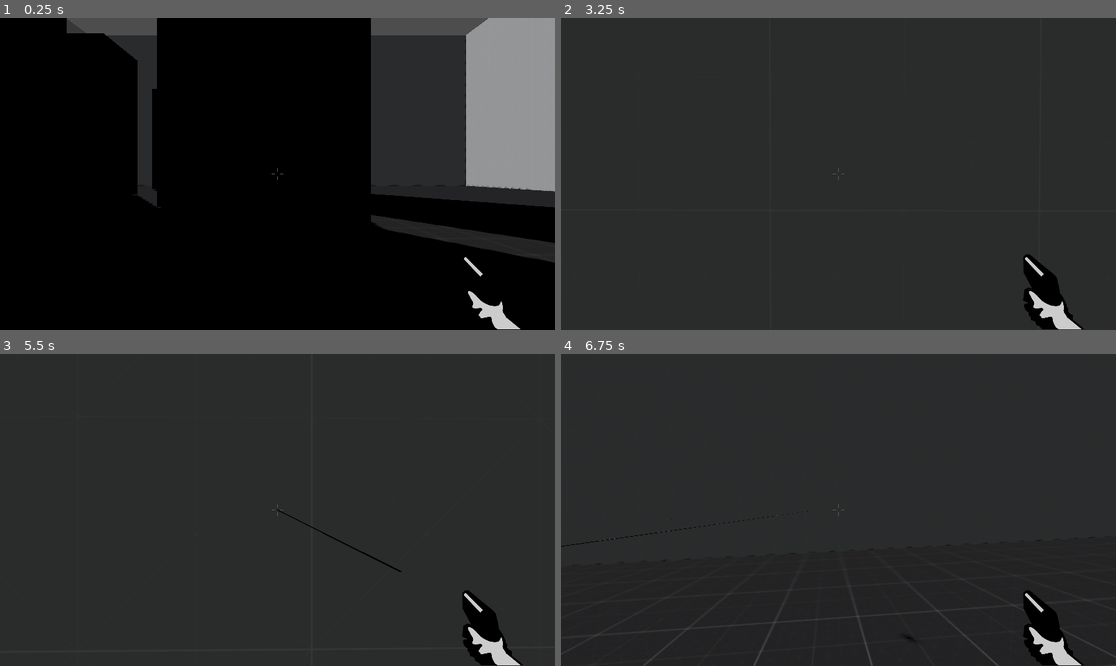
Above: before the commit, frames 1-4 (two rows, left to right).
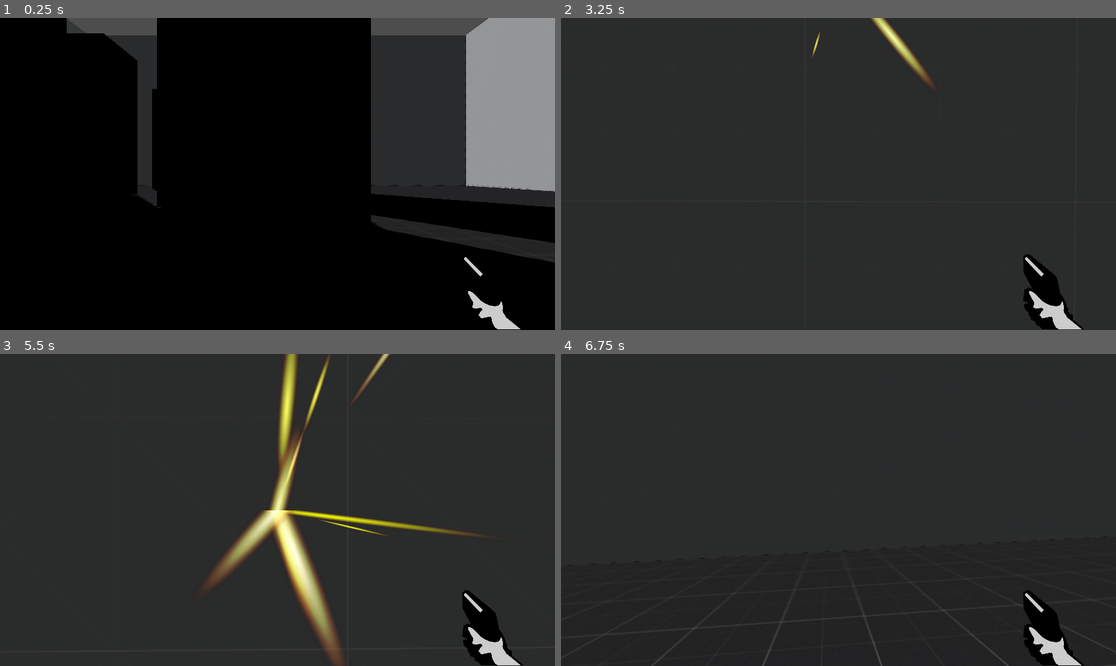
Above: after the commit, the same moments.

Repository: anirudhvsp/sourceFps
Game: Godot game, scene res://Scenes/world.tscn
Two runs of this game, one before a commit and one after it. Both use one fixed random seed, a clock stepped at 60 frames per second and the inputs below.
Inputs (mouse positions are in pixels of both pictures, inside the frame that each line leads up to):
- Up to frame 1 (0.25 s): no input
- Up to frame 2 (3.25 s): move the mouse to (866, 174) at 0.52 s; hold Q (ability1) 0.53-1.28 s; hold W (forward) from 0.53 s (still down); tap Space (jump) at 0.77, 1.52, 3.02 s; click (866, 174) at 0.8 s; move the mouse to (810, 174) at 1.27 s; click (810, 174) at 1.35 s; right-click (810, 174) at 1.55 s; move the mouse to (849, 167) at 2.02 s; hold Q (ability1) 2.03-2.78 s; right-click (849, 167) at 2.1 s; move the mouse to (832, 180) at 2.77 s; tap Q (ability1) at 2.85 s; click (832, 180) at 3.05 s
- Up to frame 3 (5.5 s): keep holding W (forward); move the mouse to (316, 513) at 3.52 s; press the mouse at (316, 513) at 3.53 s; tap Space (jump) at 3.77, 4.52 s; right-click (316, 513) at 3.8 s; move the mouse to (233, 506) at 4.27 s; release the mouse at (233, 506) at 4.28 s; right-click (233, 506) at 4.35 s; tap Q (ability1) at 4.55 s; tap Enter at 5 s; move the mouse to (283, 510) at 5.02 s; hold Shift (walk) from 5.03 s (still down); click (283, 510) at 5.3 s
- Up to frame 4 (6.75 s): move the mouse to (816, 503) at 5.77 s; release W (forward) at 5.78 s; release Shift (walk) at 5.78 s; hold D (right) 5.78-6.53 s; tap Q (ability1) at 5.85 s; tap Space (jump) at 6.02 s; right-click (816, 503) at 6.05 s; move the mouse to (866, 510) at 6.52 s; press the mouse at (866, 510) at 6.53 s; hold W (forward) from 6.53 s (still down)

The runs differ from the first frame. In frame 1, less than 0.1% of the frame differs, in the area x 48-52%, y 48-52%; in frame 2, 0.6%; in frame 3, 5.7%, in the area x 36-87%, y 0-100%; in frame 4, 0.3%.

Commit message:
added particles and bullet build#7

Diff:
--- a/Scenes/hit_marker.tscn
+++ b/Scenes/hit_marker.tscn
@@ -1,10 +1,78 @@
-[gd_scene load_steps=2 format=3 uid="uid://cqy1syl46apmj"]
+[gd_scene load_steps=12 format=3 uid="uid://cqy1syl46apmj"]
+
+[ext_resource type="Script" path="res://scripts/hit_marker.gd" id="1_1o6go"]
 
 [sub_resource type="SphereShape3D" id="SphereShape3D_b3n8b"]
 radius = 0.2
 
+[sub_resource type="Curve" id="Curve_djmej"]
+_data = [Vector2(0, 0.572954), 0.0, 0.0, 0, 0, Vector2(1, 0), 0.0, 0.0, 0, 0]
+point_count = 2
+
+[sub_resource type="Curve" id="Curve_fnm3w"]
+max_value = 5.0
+_data = [Vector2(0, 10), 0.0, 0.0, 0, 0, Vector2(1e-05, 5), 0.0, 0.0, 0, 0, Vector2(1, 2.36655), 0.0, 0.0, 0, 0]
+point_count = 3
+
+[sub_resource type="Curve" id="Curve_pfl3a"]
+_data = [Vector2(0, 1), 0.0, 0.0, 0, 0, Vector2(1, 1), 0.0, 0.0, 0, 0]
+point_count = 2
+
+[sub_resource type="CurveXYZTexture" id="CurveXYZTexture_1u1wu"]
+curve_x = SubResource("Curve_djmej")
+curve_y = SubResource("Curve_fnm3w")
+curve_z = SubResource("Curve_pfl3a")
+
+[sub_resource type="ParticleProcessMaterial" id="ParticleProcessMaterial_qqg2p"]
+particle_flag_align_y = true
+spread = 180.0
+gravity = Vector3(0, 0, 0)
+initial_velocity_max = 10.0
+angular_velocity_max = 10.0
+scale_min = 0.1
+scale_max = 0.5
+scale_curve = SubResource("CurveXYZTexture_1u1wu")
+color = Color(5, 2, 1, 1)
+hue_variation_max = 0.1
+collision_mode = 1
+collision_friction = 0.0
+collision_bounce = 1.0
+
+[sub_resource type="Gradient" id="Gradient_wosip"]
+interpolation_mode = 2
+colors = PackedColorArray(1, 1, 1, 1, 0, 0, 0, 0)
+
+[sub_resource type="GradientTexture2D" id="GradientTexture2D_if2kq"]
+gradient = SubResource("Gradient_wosip")
+fill = 1
+fill_from = Vector2(0.5, 0.5)
+fill_to = Vector2(0.6, 0.4)
+metadata/_snap_enabled = true
+
+[sub_resource type="StandardMaterial3D" id="StandardMaterial3D_osep0"]
+transparency = 1
+cull_mode = 2
+shading_mode = 0
+diffuse_mode = 3
+specular_mode = 1
+vertex_color_use_as_albedo = true
+albedo_texture = SubResource("GradientTexture2D_if2kq")
+
+[sub_resource type="QuadMesh" id="QuadMesh_5xwn1"]
+material = SubResource("StandardMaterial3D_osep0")
+
 [node name="hitMarker" type="CharacterBody3D"]
 transform = Transform3D(0.5, 0, 0, 0, 0.5, 0, 0, 0, 0.5, 0, 0, 0)
+script = ExtResource("1_1o6go")
 
 [node name="CollisionShape3D" type="CollisionShape3D" parent="."]
 shape = SubResource("SphereShape3D_b3n8b")
+
+[node name="GPUParticles3D" type="GPUParticles3D" parent="."]
+emitting = false
+amount = 20
+lifetime = 0.2
+one_shot = true
+fixed_fps = 60
+process_material = SubResource("ParticleProcessMaterial_qqg2p")
+draw_pass_1 = SubResource("QuadMesh_5xwn1")
--- a/Scenes/player.tscn
+++ b/Scenes/player.tscn
@@ -3,8 +3,8 @@
 [ext_resource type="Script" path="res://scripts/Player.gd" id="1_cyqgd"]
 [ext_resource type="Texture2D" uid="uid://diak0d2wdcysx" path="res://Assets/gun_sprites.png" id="2_p3aon"]
 [ext_resource type="Script" path="res://scripts/AnimatedSprite2D.gd" id="3_1aqq3"]
-[ext_resource type="Texture2D" uid="uid://bqkj74nhbwe3h" path="res://Assets/transparent-crosshair-png-11.png" id="4_214jk"]
-[ext_resource type="Script" path="res://scripts/crosshair.gd" id="5_aa032"]
+[ext_resource type="Texture2D" uid="uid://bv0oswwa6fu7q" path="res://Assets/crosshair.png" id="4_nogtv"]
+[ext_resource type="Script" path="res://scripts/Sprite2D.gd" id="4_ywbrj"]
 
 [sub_resource type="CapsuleShape3D" id="CapsuleShape3D_wvnth"]
 radius = 0.35
@@ -88,8 +88,9 @@
 sprite_frames = SubResource("SpriteFrames_5x8gi")
 script = ExtResource("3_1aqq3")
 
-[node name="Transparent-crosshair-png-11" type="Sprite2D" parent="Head/GunAnchor/Node2D"]
-position = Vector2(526, 276)
-scale = Vector2(0.03, 0.03)
-texture = ExtResource("4_214jk")
-script = ExtResource("5_aa032")
+[node name="crosshair" type="Sprite2D" parent="Head/GunAnchor/Node2D"]
+scale = Vector2(0.25, 0.25)
+texture = ExtResource("4_nogtv")
+script = ExtResource("4_ywbrj")
+
+[node name="SubViewport" type="SubViewport" parent="."]
--- /dev/null
+++ b/Scenes/warp_camera.tscn
@@ -0,0 +1,5 @@
+[gd_scene format=3 uid="uid://dbi84sbqo7nsj"]
+
+[node name="warpCamera" type="Node3D"]
+
+[node name="Camera3D" type="Camera3D" parent="."]
--- a/Scenes/world.tscn
+++ b/Scenes/world.tscn
@@ -271,3 +271,5 @@
 
 [node name="bullets" type="Node3D" parent="."]
 script = ExtResource("6_n7j7x")
+
+[connection signal="child_entered_tree" from="bullets" to="bullets" method="_on_child_entered_tree"]
--- a/scripts/Player.gd
+++ b/scripts/Player.gd
@@ -18,8 +18,8 @@
 @onready var gun_anchor = $Head/GunAnchor
 var emissive_material : ShaderMaterial = preload("res://scripts/new_shader_material.tres")
 var tpMarker = preload("res://Scenes/tp_marker.tscn")
-
-
+var warpCam = preload("res://Scenes/warp_camera.tscn")
+var warpCamInstance = null
 var emissive_ray_duration = 1.0
 var boost_force = 20.0  # Adjust the force of the boost
 var boost_duration = 0.01  # Adjust the duration of the boost
@@ -118,9 +118,6 @@
 
 	if Input.is_action_just_pressed("mouse_right") and boostCooldown == 0:
 		var x = ray_cast_3d.get_collision_point()
-		var hitMarkerInstance = hitMarker.instantiate()
-		hitMarkerInstance.set_position(x)
-		get_tree().root.add_child(hitMarkerInstance)
 		var y = gun_anchor.get_global_position()
 		apply_boost(x,y)
 
@@ -141,10 +138,12 @@
 		bullet_instance.set_position(1.05*head.global_position )
 		bullet_instance.setShoot()
 		get_tree().root.add_child(bullet_instance)'''
+		var time_in_seconds = 1/20
+		await get_tree().create_timer(time_in_seconds).timeout
 		var x = ray_cast_3d.get_collision_point()
-		var hitMarkerInstance = hitMarker.instantiate()
+		'''var hitMarkerInstance = hitMarker.instantiate()
 		hitMarkerInstance.set_position(x)
-		get_tree().root.add_child(hitMarkerInstance)
+		get_tree().root.add_child(hitMarkerInstance)'''
 		var y = gun_anchor.get_global_position()
 		create_emissive_ray(x,y)
 
@@ -160,6 +159,13 @@
 		if normal != Vector3.ZERO:
 			var spawn_position = ray_cast_3d.get_collision_point() + normal * distance_along_normal
 			tpMarkerInstance.global_position = spawn_position
+		if(warpCamInstance == null):
+			warpCamInstance = warpCam.instantiate()
+			tpMarkerInstance.add_child(warpCamInstance)
+		warpCamInstance.global_rotation = head.global_rotation
+
+
+
 
 	if(Input.is_action_just_released("ability1")):
 		tpMarketDraw = false
@@ -169,7 +175,7 @@
 		tpMarkerInstance.queue_free()
 		tpMarkerInstance = null
 		sloMo = false
-
+		warpCamInstance.queue_free()
 func process_movement(delta):
 	# Get the normalized input direction so that we don't move faster on diagonals
 	var wish_dir = direction.normalized()
@@ -230,29 +236,40 @@
 
 	# Create a new MeshInstance3D for the ray
 	var mesh_instance = MeshInstance3D.new()
-	var ray_mesh = CylinderMesh.new()  # You can adjust the mesh type as needed
-	ray_mesh.bottom_radius = 0.01
-	ray_mesh.top_radius = 0.01
-	mesh_instance.material_override = emissive_material  # Apply the emissive material
+	var ray_mesh = SphereMesh.new()  # You can adjust the mesh type as needed
+	ray_mesh.radius = 0.01
+	ray_mesh.height = 1.5
 
 	mesh_instance.mesh = ray_mesh
 	# Set the position and scale of the ray
-	mesh_instance.transform.origin = (start_point + end_point) / 2
 	mesh_instance.transform.basis.y = (end_point - start_point).normalized()
 	mesh_instance.transform.basis.x = Vector3(0, 1, 0).cross(mesh_instance.transform.basis.y).normalized()
 	mesh_instance.transform.basis.z = mesh_instance.transform.basis.x.cross(mesh_instance.transform.basis.y).normalized()
 
-	mesh_instance.scale.y = start_point.distance_to(end_point) / 2
-	mesh_instance.scale.x = 0.1  # Adjust the thickness of the ray
-	mesh_instance.scale.z = 0.1  # Adjust the thickness of the ray
+	# Set a fixed height for the cylinder
+	var fixed_cylinder_height = 0.25
+	mesh_instance.scale.y = fixed_cylinder_height / 2
+	mesh_instance.scale.x = 0.2  # Adjust the thickness of the ray
+	mesh_instance.scale.z = 0.2  # Adjust the thickness of the ray
+
+	# Create a ShaderMaterial with emissive color (bright orange)
+	var emissive_material = ShaderMaterial.new()
+	emissive_material.set_shader_parameter("emission", Color(1.0, 0.5, 0.0))  # Adjust the RGB values for the desired color
+
+	# Set the material of the MeshInstance3D
+	mesh_instance.material_override = emissive_material
 
 	# Add the MeshInstance3D to the Node3D
 	emissive_ray.add_child(mesh_instance)
-
+	emissive_ray.set_meta("start", start_point)
+	emissive_ray.set_meta("end", end_point)
 	# Add the emissive ray to the "bullets" group
 	get_parent().get_node("bullets").add_child(emissive_ray)
+	emissive_ray.global_position = end_point
 	# Reset the emissive ray duration
 	emissive_ray_duration = 1.0
+
+
 
 
 
--- /dev/null
+++ b/scripts/Sprite2D.gd
@@ -0,0 +1,14 @@
+extends Sprite2D
+
+# Called when the node enters the scene tree for the first time.
+func _ready():
+	# Get the window size
+	var window_size = get_viewport_rect().size
+
+	# Set the initial position of the HUD sprite to the corner of the window
+	position.x = window_size.x/2
+	position.y = window_size.y/2
+
+# Called every frame. 'delta' is the elapsed time since the previous frame.
+func _process(delta):
+	pass
--- a/scripts/bullets.gd
+++ b/scripts/bullets.gd
@@ -1,14 +1,30 @@
 extends Node3D
 
-# Dictionary to store the creation time for each child
-var child_creation_times := {}
-
+var nodes = []
+var hitMarker = preload("res://Scenes/hit_marker.tscn")
 # Called when the node enters the scene tree for the first time.
 func _ready():
-	pass  # Replace with function body.
+	pass
 
-# Example usage in _process function
 func _process(delta):
-	# Iterate over each child of the "bullets" group
-	#for child in get_children():
-	pass
+	for i in nodes:
+		var start = i.get_meta("start")
+		var end = i.get_meta("end")
+		if(i.global_position!= start):
+			i.global_position = i.global_position.move_toward(start,0.5)
+		else:
+			i.queue_free()
+			nodes.erase(i)
+			var hitMarkerInstance = hitMarker.instantiate()
+			hitMarkerInstance.set_position(i.get_meta("start"))
+			get_tree().root.add_child(hitMarkerInstance)
+
+
+
+func _on_child_entered_tree(node):
+	if node.has_meta("start"):
+		move_node_to_start_position(node)
+
+func move_node_to_start_position(node):
+	# Assuming you have a method or property to get the start position
+	nodes.append(node)
--- a/scripts/enemy.gd
+++ b/scripts/enemy.gd
@@ -9,7 +9,6 @@
 
 
 func _on_hit(body_part):
-	print(health)
 	match body_part:
 		"Head":
 			take_damage(100)
--- /dev/null
+++ b/scripts/hit_marker.gd
@@ -0,0 +1,10 @@
+extends Node3D
+@onready var gpu_particles_3d = $GPUParticles3D
+
+func _ready():
+	gpu_particles_3d.restart()
+
+func _process(delta):
+	var time_in_seconds = 1
+	await get_tree().create_timer(time_in_seconds).timeout
+	queue_free()
Binary file added: Assets/crosshair.png
Not shown, added: Assets/crosshair.png.import
Not shown, added: builds/web/build6.apple-touch-icon.png.import
Not shown, added: builds/web/build6.icon.png.import
Not shown, added: builds/web/build6.png.import
Not shown, added: builds/web/build7.apple-touch-icon.png.import
Not shown, added: builds/web/build7.icon.png.import
Not shown, added: builds/web/build7.png.import
Not shown, changed: export_presets.cfg
Not shown, added: builds/web/build7.apple-touch-icon.png
Not shown, added: builds/web/build7.audio.worklet.js
Not shown, added: builds/web/build7.html
(and 8 more such lines)
